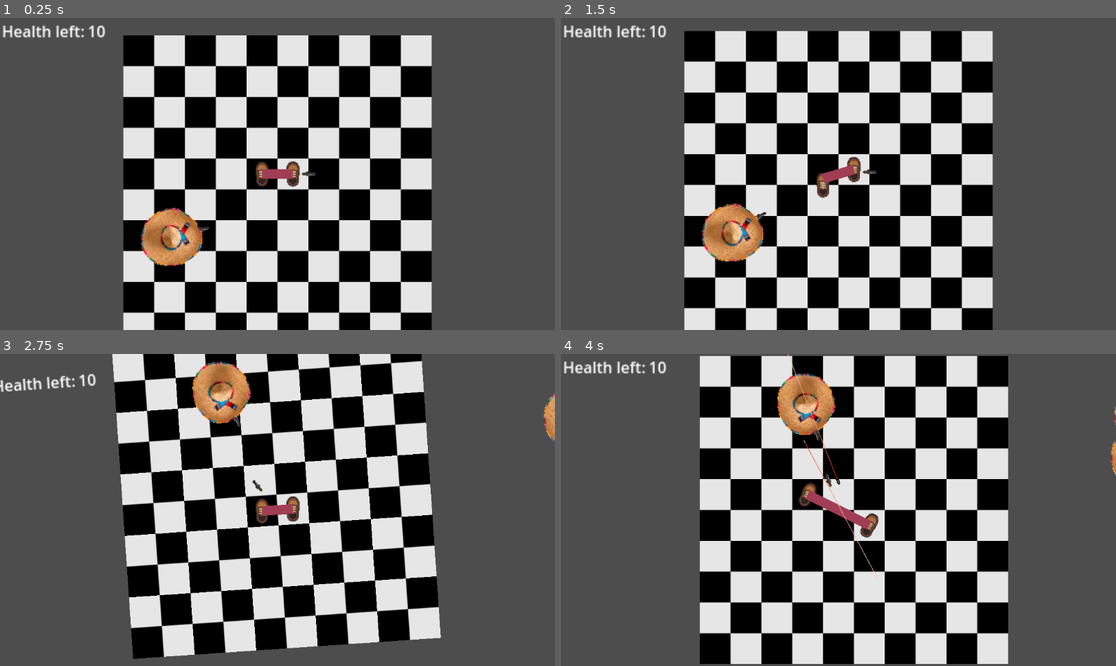
Above: before the commit, frames 1-4 (two rows, left to right).
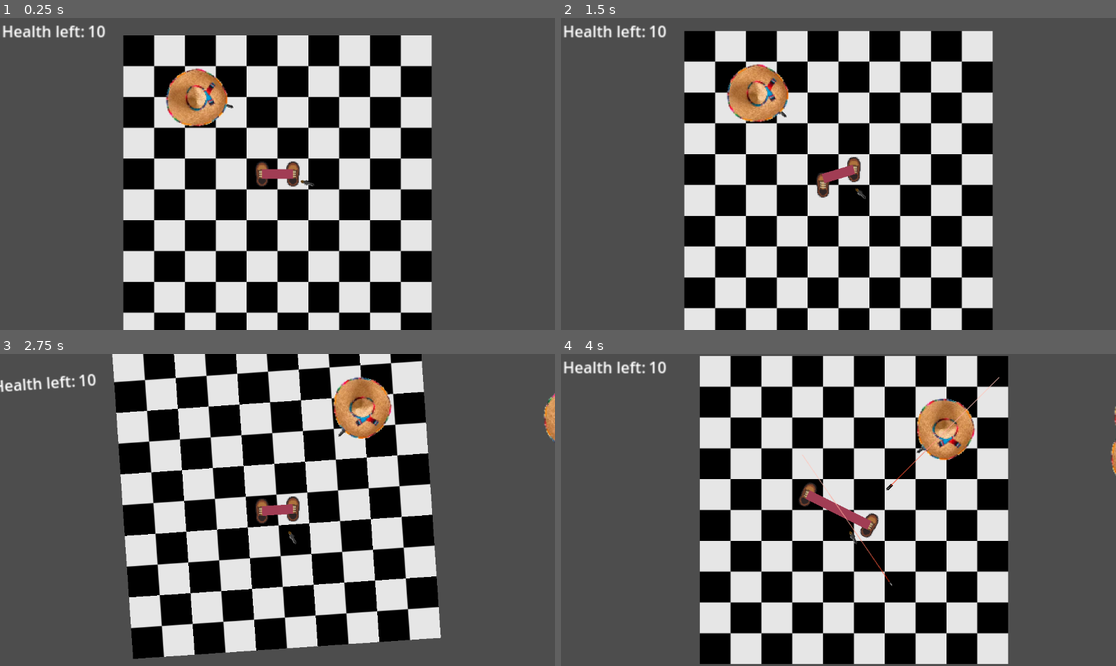
Above: after the commit, the same moments.

Repository: Meatplanter/Kelp_44
Game: Godot game, scene res://game.tscn
Two runs of this game, one before a commit and one after it. Both use one fixed random seed, a clock stepped at 60 frames per second and the inputs below.
Inputs:
- Up to frame 1 (0.25 s): no input
- Up to frame 2 (1.5 s): hold D (LS_move_right) 0.53-1.28 s; hold M (ChangeMode) 0.53-1.28 s; hold X (LS_move_down) from 1.28 s (still down); tap M (ChangeMode) at 1.35 s
- Up to frame 3 (2.75 s): release X (LS_move_down) at 2.03 s; hold D (LS_move_right) from 2.03 s (still down); hold M (ChangeMode) from 2.03 s (still down)
- Up to frame 4 (4 s): release D (LS_move_right) at 2.78 s; release M (ChangeMode) at 2.78 s; hold Q (LS_move_leftup) 2.78-3.53 s; tap M (ChangeMode) at 2.85 s; hold A (LS_move_left) from 3.53 s (still down); hold M (ChangeMode) from 3.53 s (still down)

The runs differ from the first frame. In frame 1, 3.3% of the frame differs, in the area x 25-57%, y 16-80%; in frame 2, 3.3%; in frame 3, 3.3%; in frame 4, 3.7%, in the area x 38-79%, y 0-75%.

Commit message:
Nic ważnego

Diff:
--- a/CharBody.gd
+++ b/CharBody.gd
@@ -35,7 +35,7 @@
 	Global.focus = focus
 	bodylength = get_point_position(0).distance_to(get_point_position(1))
 	cameraCounter = int(midpoint.angle_to_point(focus) * 180 / PI) #przekształcanie radianów na stopnie licząc od osi X
-	Global.orientation = midpoint.angle_to_point(focus)
+	#Global.orientation = midpoint.angle_to_point(focus)
 	collision_shape.shape.a = %LeftShoe.global_position
 	collision_shape.shape.b = %RightShoe.global_position
 
--- a/game.tscn
+++ b/game.tscn
@@ -47,7 +47,7 @@
 autostart = true
 
 [node name="Enemy2" parent="." instance=ExtResource("4_fc0e3")]
-position = Vector2(-94, 65)
+position = Vector2(-68, -80)
 
 [connection signal="timeout" from="BulletSpawnTime" to="." method="_on_bullet_spawn_time_timeout"]
 [connection signal="timeout" from="SlomoBulletSpawnTime" to="." method="_on_slomo_bullet_spawn_time_timeout"]
--- a/global.gd
+++ b/global.gd
@@ -18,7 +18,6 @@
 
 var midpoint = Vector2(0,16)
 var focus = Vector2(0,0)
-var orientation = 0.0 #angle midpointo to focus
 
 
 #movement
--- a/gun.gd
+++ b/gun.gd
@@ -10,23 +10,6 @@
 func shortest_angle(from: float, to: float) -> float:
 	var delta = fmod(to - from + PI, TAU) - PI
 	return from + delta
-
-# Utility function to check if an angle is between two others (with wraparound support)
-func is_angle_between(angle: float, start: float, end: float) -> bool:
-	angle = wrapf(angle, -PI, PI)
-	start = wrapf(start, -PI, PI)
-	end = wrapf(end, -PI, PI)
-
-	if start <= end:
-		return start <= angle and angle <= end
-	else:
-		# Wrapping around the ±PI boundary
-		return angle >= start or angle <= end
-
-func closest_clamped_angle(angle: float, min_angle: float, max_angle: float) -> float:
-	var angle_dist_to_min = abs(shortest_angle(angle, min_angle))
-	var angle_dist_to_max = abs(shortest_angle(angle, max_angle))
-	return min_angle if angle_dist_to_min < angle_dist_to_max else max_angle
 
 
 func _physics_process(delta: float) -> void:
@@ -46,23 +29,30 @@
 		if enemiesInRange.size() > 0: #enemy in range
 			show()
 			targetEnemy = enemiesInRange.front()
-			var target_angle = wrapf(Global.midpoint.angle_to_point(targetEnemy.global_position), -PI, PI)
-			var half_fov = PI / 2  # 90 degrees field of view from orientation
-			var orientation = wrapf(Global.orientation, -PI, PI)
+			var enemyDirection = (targetEnemy.global_position - Global.midpoint).normalized()
+			var orientation = (Global.focus - Global.midpoint).normalized()
+			var bodyEnemyAngle = enemyDirection.angle_to(orientation)
+			var clamped_angle = clamp(bodyEnemyAngle,-PI/2,PI/2)
+			print (rad_to_deg(clamped_angle))
 
-			var min_angle = wrapf(orientation - half_fov, -PI, PI)
-			var max_angle = wrapf(orientation + half_fov, -PI, PI)
 
-			if is_angle_between(target_angle, min_angle, max_angle):
-				clamped_angle = target_angle
-				print("in sight")
-			else:
-				clamped_angle = closest_clamped_angle(target_angle, min_angle, max_angle)
-				print("can't see")
-
-			var shortest = shortest_angle(rotation, clamped_angle)
+			#var target_angle = wrapf(Global.midpoint.angle_to_point(targetEnemy.global_position), -PI, PI)
+			#var half_fov = PI / 2  # 90 degrees field of view from orientation
+			#var orientation = wrapf(Global.orientation, -PI, PI)
+			#
+			#var min_angle = wrapf(orientation - half_fov, -PI, PI)
+			#var max_angle = wrapf(orientation + half_fov, -PI, PI)
+			#
+			#if is_angle_between(target_angle, min_angle, max_angle):
+				#clamped_angle = target_angle
+				#print("in sight")
+			#else:
+				#clamped_angle = closest_clamped_angle(target_angle, min_angle, max_angle)
+				#print("can't see")
+				#
+			#var shortest = shortest_angle(rotation, clamped_angle)
 			tween = create_tween()
-			tween.tween_property(self, "rotation", shortest, aimingSpeed).set_ease(Tween.EASE_IN_OUT)
+			tween.tween_property(self, "rotation", clamped_angle, aimingSpeed).set_ease(Tween.EASE_IN_OUT)
 		else: #enemy outside of range
 			hide()
 
